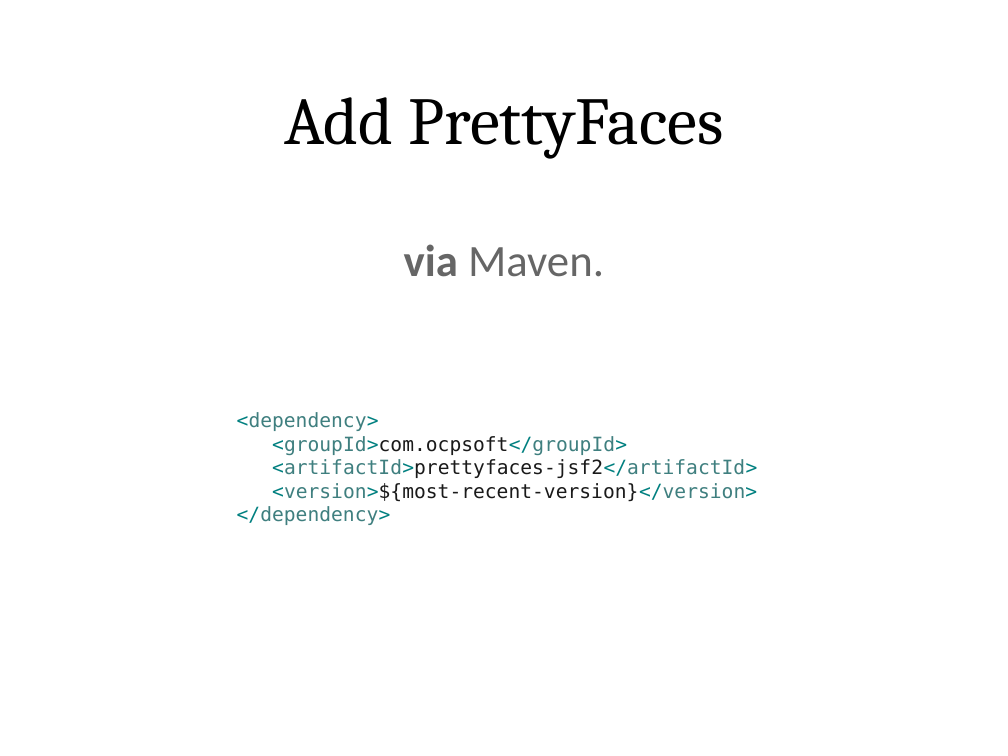
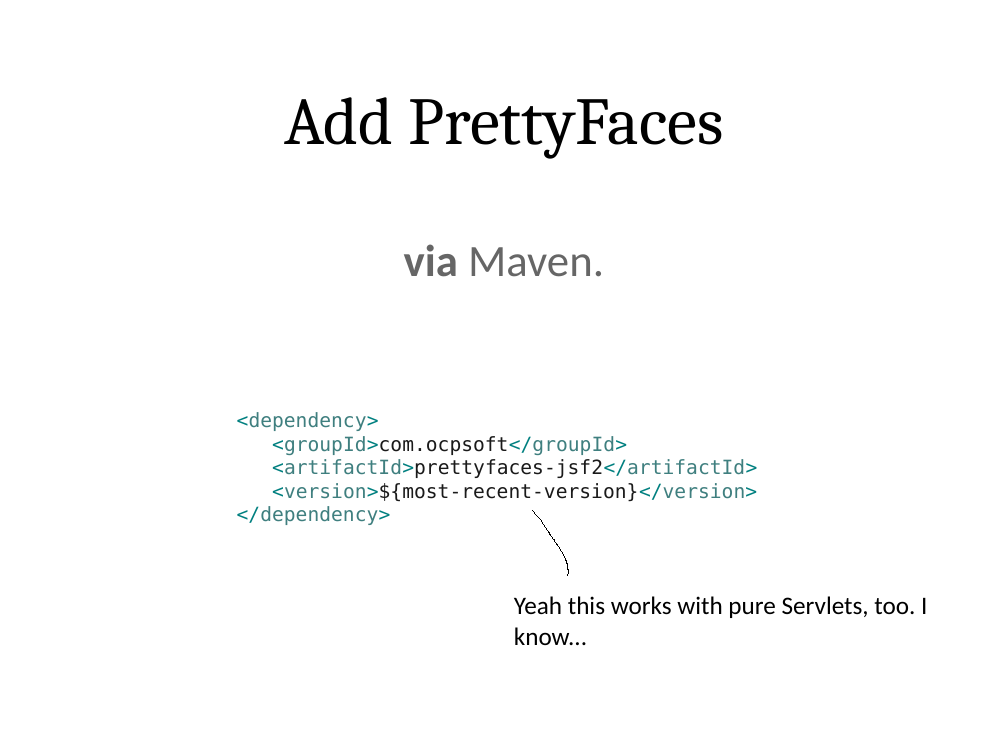
Before and after one commit to lincolnthree/talks, a slide deck: slide 77 of 2011_Beautiful_Java_EE_JAXConf.odp. Drawn at 1008x756 pixels with LibreOffice and Linux fonts; fonts in the diff are those of the drawing. Boxes give left, top, right and bottom in pixels: in the first picture for what was removed or moved away, otherwise in the second. Text is boxed around its words. In the diff, an @@ line names an element or a change of style, - is before the commit and + after.

```diff
--- a/2011_Beautiful_Java_EE_JAXConf.odp
+++ b/2011_Beautiful_Java_EE_JAXConf.odp
@@ freeform shape added at box(532, 510, 568, 576), outline #000000 0 pt @@
@@ text added at box(514, 596, 927, 645), 18 pt, text #000000 @@
+Yeah this works with pure Servlets, too. I know...
```
Also in this commit, not shown: 7 other slides changed.
